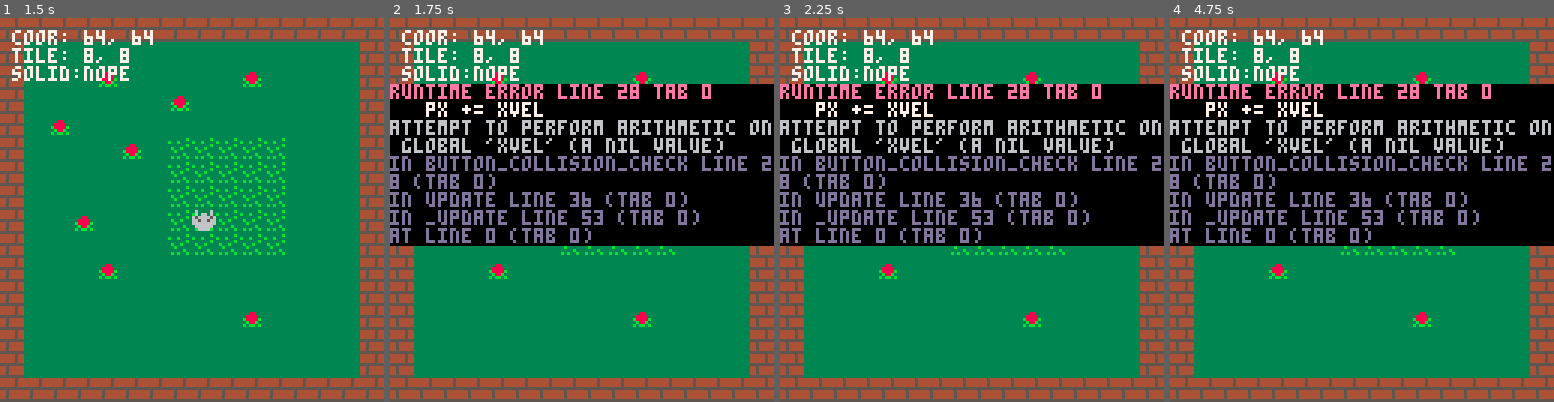
Above: before the commit, frames 1-4 (left to right).
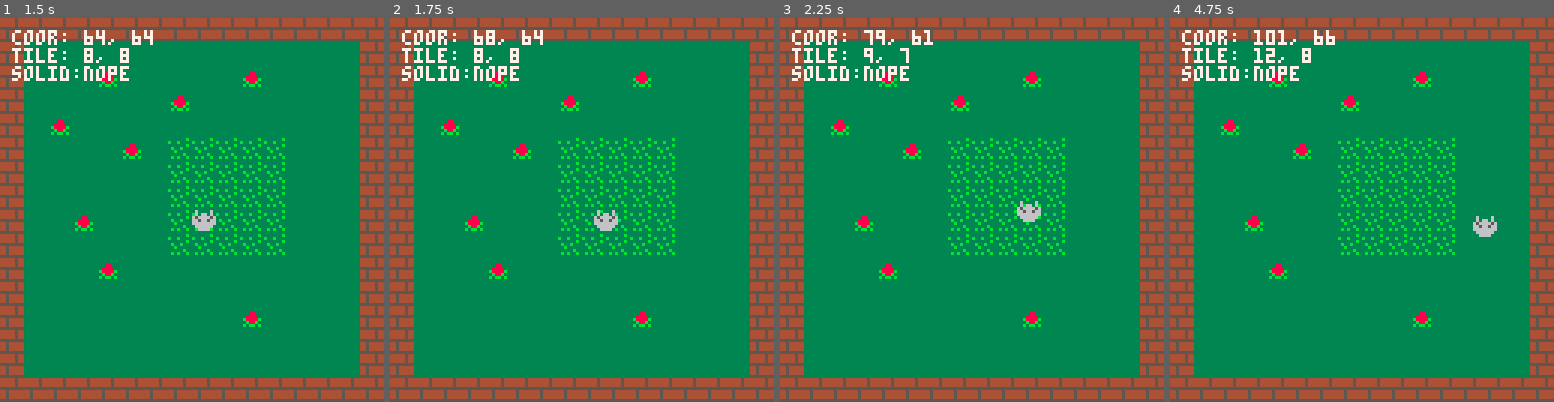
Above: after the commit, the same moments.

Repository: RicoP/picowiese
Game: PICO-8 cartridge ff.p8
Same seed, same stepped clock (60 frames per second), same inputs: the game is played once before the commit and once after it.
Inputs:
- Up to frame 1 (1.5 s): tap X (X key) at 0.33, 1.07 s; tap O (Z key) at 0.7 s
- Up to frame 2 (1.75 s): hold Right from 1.6 s (still down); tap O (Z key) at 1.7 s
- Up to frame 3 (2.25 s): tap X (X key) at 1.85 s; release Right at 2.1 s; tap O (Z key) at 2.1 s; hold Up from 2.15 s (still down)
- Up to frame 4 (4.75 s): release Up at 2.42 s; hold Right 2.47-3.03 s; tap O (Z key) every 0.4 s from 2.5 to 4.5 s; tap X (X key) at 2.97, 4.08 s; hold Left 3.08-3.58 s; hold Down 3.63-3.97 s; hold Right 4.02-4.68 s; hold Up from 4.73 s (still down)

Frame 1 is identical in both runs. In frame 2, 42% of the frame differs, in the area x 0-100%, y 3-60%; in frame 3, 42%; in frame 4, 43%.
Error before the commit: runtime error line 28 tab 0; px += xvel; attempt to perform arithmetic on global 'xvel' (a nil value)

Commit message:
add parameters

Diff:
--- a/ff.p8
+++ b/ff.p8
@@ -25,7 +25,7 @@
  map(0, 0, 0, 0)
 end
 
-function button_collision_check(button, xoff, yoff)
+function button_collision_check(button, xoff, yoff, xvel, yvel)
  if btn(button) then
   if not is_solid(px + xoff, py + yoff) then
 	  px += xvel
